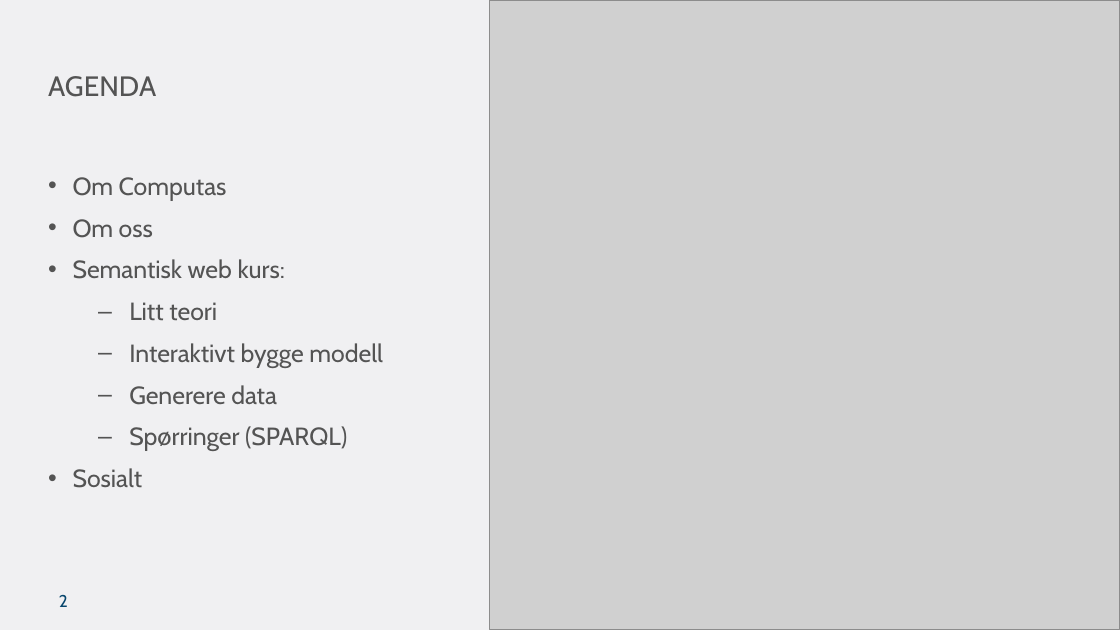
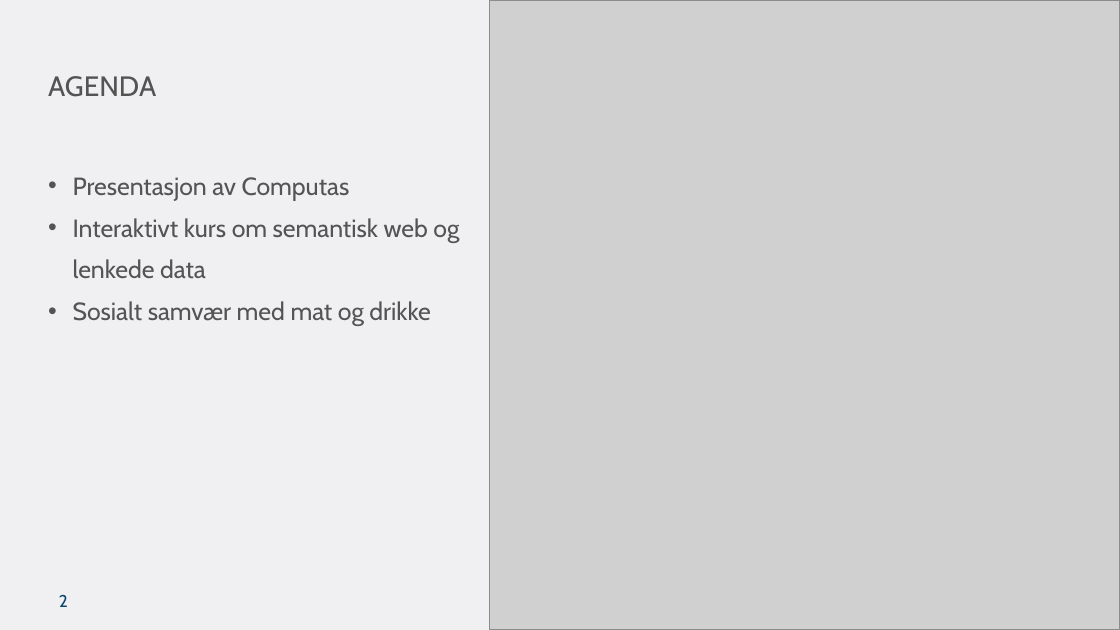
Before and after one commit to ttessem/SemWebKurs, a slide deck: slide 2 of SemWebKursUiB.pptx. Drawn at 1120x630 pixels with LibreOffice and Linux fonts; fonts in the diff are those of the drawing; grey boxes stand for pictures; background and template pictures are left out. Boxes give left, top, right and bottom in pixels: in the first picture for what was removed or moved away, otherwise in the second. Text is boxed around its words. In the diff, an @@ line names an element or a change of style, - is before the commit and + after.

Commit message:
logget arbeid, litt fiksing på slides

```diff
--- a/SemWebKursUiB.pptx
+++ b/SemWebKursUiB.pptx
@@ text at <box>73,177,459,326</box>: text changed @@
-• Om Computas
-• Om oss
-• Semantisk web kurs:
-  – Litt teori
-  – Interaktivt bygge modell
-  – Generere data
-  – Spørringer (SPARQL)
-• Sosialt
+• Presentasjon av Computas
+• Interaktivt kurs om semantisk web og lenkede data
+• Sosialt samvær med mat og drikke
```
Also in this commit, not shown: 4 other slides changed, 1 other file.
